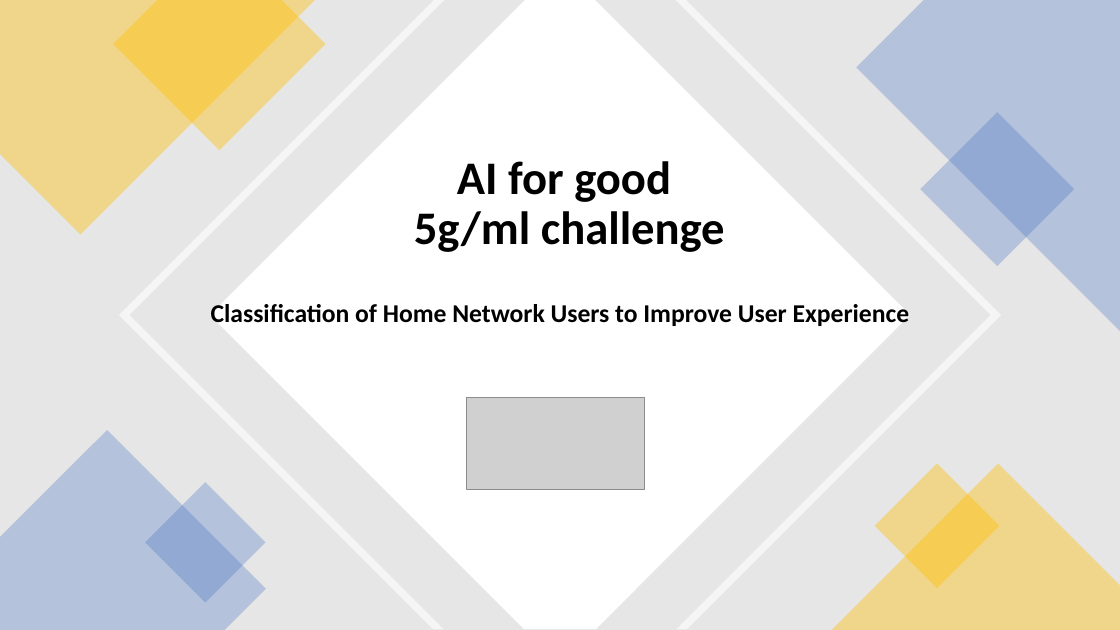
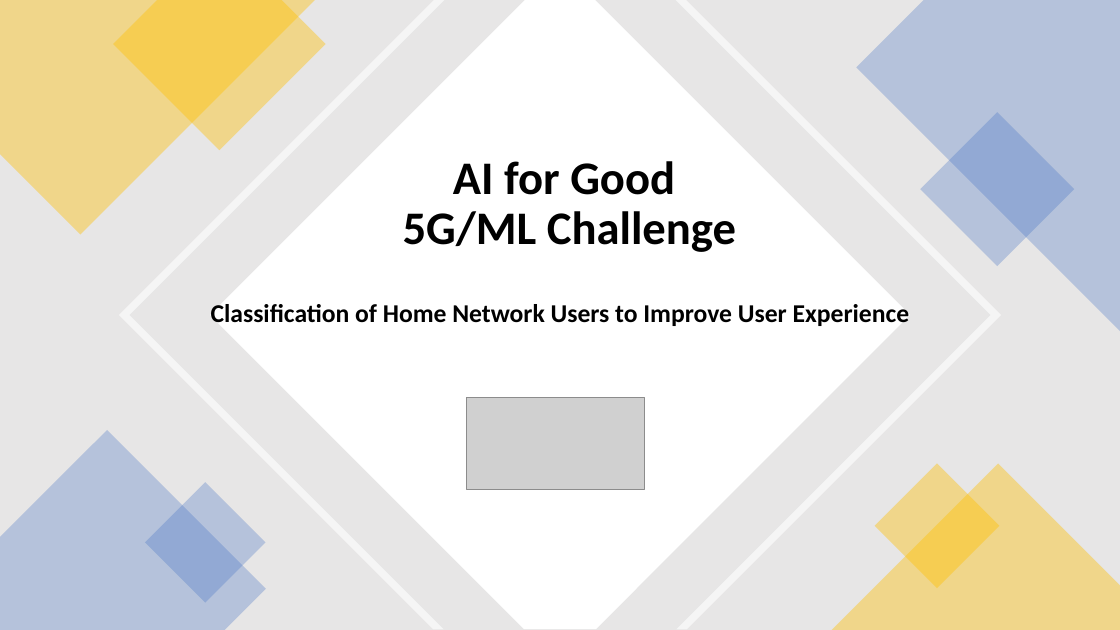
Before and after one commit to ITU-AI-ML-in-5G-Challenge/Team-DataRangers-home-network-users-experience-classification, a slide deck: slide 1 of 5gChallenge_DataRangers.pptx. Drawn at 1120x630 pixels with LibreOffice and Linux fonts; fonts in the diff are those of the drawing; grey boxes stand for pictures. Boxes give left, top, right and bottom in pixels: in the first picture for what was removed or moved away, otherwise in the second. Text is boxed around its words. In the diff, an @@ line names an element or a change of style, - is before the commit and + after.

```diff
--- a/5gChallenge_DataRangers.pptx
+++ b/5gChallenge_DataRangers.pptx
@@ text at bbox=[403, 161, 736, 252]: text changed @@
-AI for good
-5g/ml challenge
+AI for Good
+5G/ML Challenge
```
